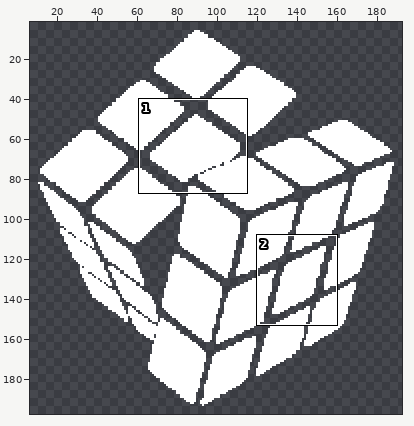
Sprite sheet, stored at static/favicon.png. The first picture is a wide view before the edit; the outline marks the close-up.
Close-up. Before:
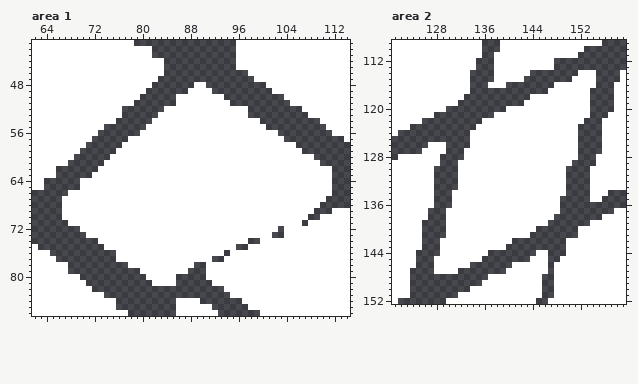
The file is 200x200 pixels. Shown: area 1: x 62..114, y 41..86; area 2: x 121..159, y 109..152. The wide view leaves out empty margins.
Once edited:
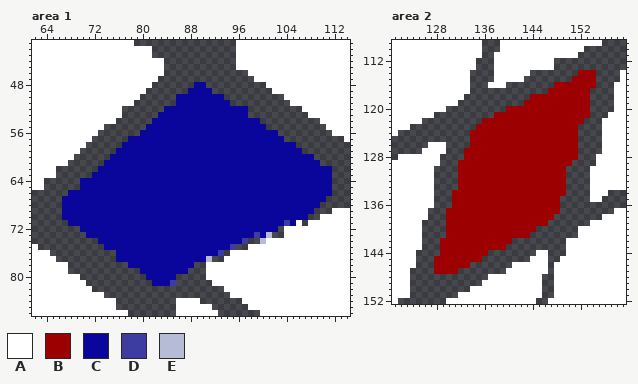
Palette (. is transparent): A #ffffff  B #9d0000  C #0b069b  D #3d3da1  E #b6bbd7
Change:
Area 1:
Colour C replaces colour A in row 48 at x 89 to 90; in row 49 at x 88 to 91; in row 50 at x 86 to 93; in row 51 at x 86 to 94; in row 52 at x 84 to 97; in row 53 at x 83 to 97.
Colour C replaces colour A in row 54 at x 82 to 99; in row 55 at x 81 to 100; in row 56 at x 80 to 102; in row 57 at x 78 to 103; in row 58 at x 77 to 105; in row 59 at x 76 to 106.
Colour C replaces colour A in row 60 at x 75 to 108; in row 61 at x 74 to 109; in row 62 at x 73 to 111; in row 63 at x 72 to 111; in rows 64 to 65 at x 70 to 111; in row 66 at x 68 to 111.
Colour C replaces colour A in row 67 at x 67 to 110; in row 68 at x 67 to 109; in row 69 at x 67 to 108; in row 70 at x 67 to 107; in row 71 at x 68 to 103 and 105; in row 72 at x 70 to 102.
Colour C replaces colour A in row 73 at x 71 to 98 and 100; in row 74 at x 73 to 96; in row 75 at x 74 to 94; in row 76 at x 76 to 92; in row 77 at x 76 to 90; in row 78 at x 78 to 88.
Colour C replaces colour A in row 79 at x 80 to 87; in row 80 at x 81 to 85; in row 81 at x 82 to 84.
Colour D replaces colour A in row 71 at x 104; in row 73 at x 99; in row 74 at x 97; in row 75 at x 95; in row 76 at x 93; in row 81 at x 85.
Colour E replaces colour A in row 73 at x 101; in row 74 at x 100; in row 77 at x 91.
Area 2:
Colour B replaces colour A in row 114 at x 152 to 154; in row 115 at x 151 to 154; in row 116 at x 148 to 154; in row 117 at x 147 to 153; in row 118 at x 144 to 153; in row 119 at x 143 to 153.
Colour B replaces colour A in row 120 at x 140 to 153; in row 121 at x 138 to 153; in row 122 at x 136 to 152; in row 123 at x 135 to 151; in rows 124 to 126 at x 134 to 151; in rows 127 to 128 at x 133 to 151.
Colour B replaces colour A in row 129 at x 132 to 150; in rows 130 to 133 at x 132 to 149; in row 134 at x 131 to 149; in rows 135 to 136 at x 131 to 148; in row 137 at x 130 to 148; in row 138 at x 130 to 147.
Colour B replaces colour A in row 139 at x 130 to 146; in row 140 at x 130 to 144; in row 141 at x 130 to 143; in row 142 at x 129 to 140; in row 143 at x 129 to 139; in row 144 at x 129 to 136.
Colour B replaces colour A in row 145 at x 128 to 135; in row 146 at x 128 to 133; in row 147 at x 128 to 131.
Where, in picture pixels (left, top, right, bottom), the same in both close-ups:
changed: (62, 82, 332, 286)
changed: (434, 70, 596, 274)
